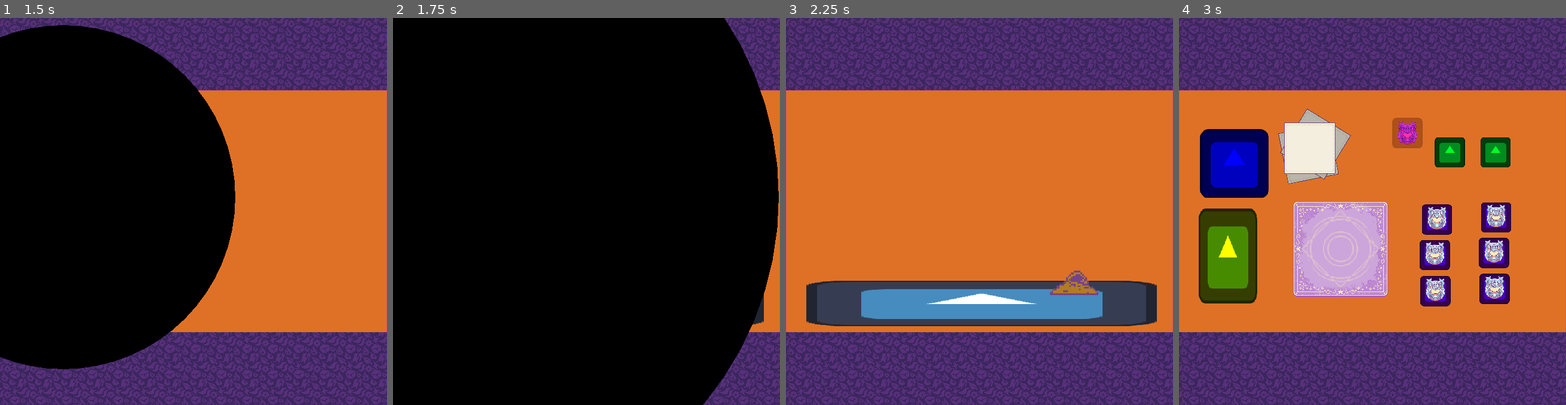
Above: before the commit, frames 1-4 (left to right).
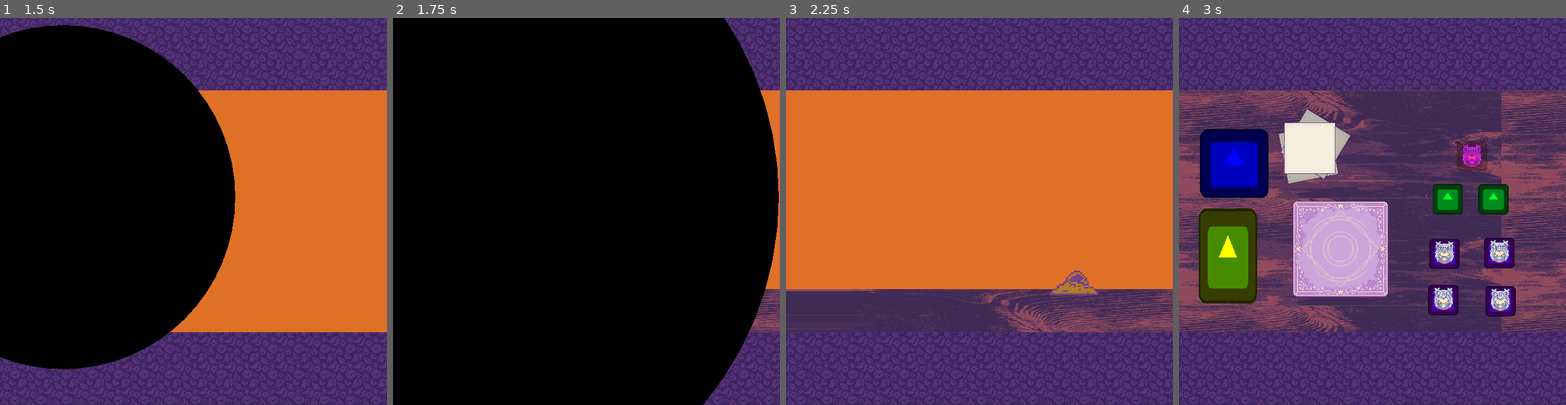
Above: after the commit, the same moments.

Repository: luankaike-code/felpo-jam-2026
Game: Godot game, scene res://scenes/screens/root_game.tscn
Two runs of this game, one before a commit and one after it. Both use one fixed random seed, a clock stepped at 60 frames per second and the inputs below. The engine's default icon, where the game draws it, is replaced by a stand-in: a white triangle on a blue panel in a dark square.
Inputs (mouse positions are in pixels of both pictures, inside the frame that each line leads up to):
- Up to frame 1 (1.5 s): tap Enter (ui_accept) at 0.5, 0.77 s; move the mouse to (278, 192) at 0.52 s; click (278, 192) at 0.67 s; click (61, 196) at 1.27 s
- Up to frame 2 (1.75 s): no input
- Up to frame 3 (2.25 s): drag from (902, 230) to (960, 288) at 2.02 s
- Up to frame 4 (3 s): tap Enter (ui_accept) at 2.75 s; move the mouse to (1411, 126) at 2.77 s; click (1411, 126) at 2.92 s

Frame 1 is identical in both runs. In frame 2, 0.6% of the frame differs, in the area x 91-100%, y 70-82%; in frame 3, 11%; in frame 4, 47%, in the area x 0-100%, y 18-82%.

Commit message:
Geral update

Diff:
--- a/felpojam-2026-game-code/scenes/HUD/speech_bubble.tscn
+++ b/felpojam-2026-game-code/scenes/HUD/speech_bubble.tscn
@@ -20,18 +20,18 @@
 [node name="NinePatchRect" type="NinePatchRect" parent="." unique_id=1141819692]
 layout_mode = 2
 texture = ExtResource("1_3j60d")
-region_rect = Rect2(0, 0, 16, 16)
-patch_margin_left = 4
-patch_margin_top = 4
-patch_margin_right = 2
-patch_margin_bottom = 4
+region_rect = Rect2(0, 0, 99, 96)
+patch_margin_left = 30
+patch_margin_top = 30
+patch_margin_right = 30
+patch_margin_bottom = 30
 
 [node name="MarginContainer" type="MarginContainer" parent="." unique_id=770600381]
 layout_mode = 2
-theme_override_constants/margin_left = 4
-theme_override_constants/margin_top = 4
-theme_override_constants/margin_right = 4
-theme_override_constants/margin_bottom = 4
+theme_override_constants/margin_left = 30
+theme_override_constants/margin_top = 30
+theme_override_constants/margin_right = 30
+theme_override_constants/margin_bottom = 30
 metadata/_edit_use_anchors_ = true
 
 [node name="Label" type="Label" parent="MarginContainer" unique_id=950545125]
--- a/felpojam-2026-game-code/scenes/entitys/character_sprite/concubine.tscn
+++ b/felpojam-2026-game-code/scenes/entitys/character_sprite/concubine.tscn
@@ -10,4 +10,4 @@
 texture = ExtResource("2_6k8aq")
 
 [node name="BubblePos" parent="." index="1" unique_id=2144655565]
-position = Vector2(49, -256)
+position = Vector2(49, -255)
--- a/felpojam-2026-game-code/scenes/entitys/character_sprite/king.tscn
+++ b/felpojam-2026-game-code/scenes/entitys/character_sprite/king.tscn
@@ -10,4 +10,4 @@
 texture = ExtResource("2_2ejxu")
 
 [node name="BubblePos" parent="." index="1" unique_id=2144655565]
-position = Vector2(66, -266)
+position = Vector2(66, -255)
--- a/felpojam-2026-game-code/scenes/entitys/delivery_bubble/delivery_bubble.tscn
+++ b/felpojam-2026-game-code/scenes/entitys/delivery_bubble/delivery_bubble.tscn
@@ -12,15 +12,17 @@
 anchor_top = 0.5
 anchor_right = 0.5
 anchor_bottom = 0.5
-offset_right = 6.0
-offset_bottom = 6.0
+offset_left = -25.0
+offset_top = -30.0
+offset_right = 35.0
+offset_bottom = 30.0
 grow_horizontal = 2
 grow_vertical = 2
-size_flags_horizontal = 4
+size_flags_horizontal = 0
 size_flags_vertical = 4
 texture = ExtResource("1_8iyho")
-region_rect = Rect2(0, 0, 16, 16)
-patch_margin_left = 4
-patch_margin_top = 2
-patch_margin_right = 2
-patch_margin_bottom = 4
+region_rect = Rect2(0, 0, 99, 96)
+patch_margin_left = 30
+patch_margin_top = 30
+patch_margin_right = 30
+patch_margin_bottom = 30
--- a/felpojam-2026-game-code/scenes/entitys/runes/fire_rune.tscn
+++ /dev/null
@@ -1,5 +0,0 @@
-[gd_scene format=3 uid="uid://kdh0fmgkwwnn"]
-
-[ext_resource type="PackedScene" uid="uid://cuasnk30g4do1" path="res://scenes/entitys/runes/rune.tscn" id="1_bbk44"]
-
-[node name="FireRune" unique_id=1790087535 instance=ExtResource("1_bbk44")]
--- a/felpojam-2026-game-code/scenes/entitys/runes/water_rune.tscn
+++ /dev/null
@@ -1,6 +0,0 @@
-[gd_scene format=3 uid="uid://daa3bayphv4yc"]
-
-[ext_resource type="PackedScene" uid="uid://cuasnk30g4do1" path="res://scenes/entitys/runes/rune.tscn" id="1_mtq7l"]
-
-[node name="WaterRune" unique_id=1790087535 instance=ExtResource("1_mtq7l")]
-rune_name = 1
--- a/felpojam-2026-game-code/scenes/entitys/stamp_set.tscn
+++ /dev/null
@@ -1,14 +0,0 @@
-[gd_scene format=3 uid="uid://fyym3qkeufgw"]
-
-[ext_resource type="PackedScene" uid="uid://ftl38bpii8ag" path="res://scenes/entitys/stamp.tscn" id="1_3w75d"]
-[ext_resource type="PackedScene" uid="uid://c4f10pbt1cpd7" path="res://scenes/entitys/stamp_stand.tscn" id="2_wkfv4"]
-[ext_resource type="PackedScene" uid="uid://kdh0fmgkwwnn" path="res://scenes/entitys/runes/fire_rune.tscn" id="3_1r2dn"]
-
-[node name="StampSet" type="Node2D" unique_id=296592520]
-
-[node name="StampStand" parent="." unique_id=1343315064 node_paths=PackedStringArray("linked_stamp") instance=ExtResource("2_wkfv4")]
-linked_stamp = NodePath("../Stamp")
-
-[node name="Stamp" parent="." unique_id=769955536 node_paths=PackedStringArray("default_stand") instance=ExtResource("1_3w75d")]
-packed_rune = ExtResource("3_1r2dn")
-default_stand = NodePath("../StampStand")
--- a/felpojam-2026-game-code/scenes/locals/client_local.tscn
+++ b/felpojam-2026-game-code/scenes/locals/client_local.tscn
@@ -2,7 +2,7 @@
 
 [ext_resource type="PackedScene" uid="uid://d05in2yrkn5mk" path="res://scenes/locals/local.tscn" id="1_vig35"]
 [ext_resource type="Script" uid="uid://f23l5pvhm3bj" path="res://scripts/locals/client_local.gd" id="2_qqkxa"]
-[ext_resource type="Texture2D" uid="uid://n85kss5ltq1u" path="res://icon.svg" id="3_qqkxa"]
+[ext_resource type="Texture2D" uid="uid://ds56xecvrsf44" path="res://assets/images/table.png" id="3_ph3mh"]
 [ext_resource type="Script" uid="uid://b22ark22c86p4" path="res://scripts/speech_bubble_manager.gd" id="5_pp4ci"]
 [ext_resource type="Script" uid="uid://c8bo8naw8qjrt" path="res://scripts/state_machine/state_machine.gd" id="6_6kv1h"]
 [ext_resource type="Script" uid="uid://dcu03w3wuqsy1" path="res://scripts/states/client_local/new_client.gd" id="7_geiil"]
@@ -20,9 +20,11 @@
 position = Vector2(-156, 130)
 
 [node name="Table" type="Sprite2D" parent="." index="2" unique_id=56828278]
-position = Vector2(4.0000005, 171)
-scale = Vector2(5.1015625, 0.6640625)
-texture = ExtResource("3_qqkxa")
+position = Vector2(0, 185)
+scale = Vector2(-1, -1)
+texture = ExtResource("3_ph3mh")
+region_enabled = true
+region_rect = Rect2(0, 0, 720, 80)
 
 [node name="SpeechBubbleManager" type="Node2D" parent="." index="3" unique_id=1053634050]
 z_index = 4000
--- a/felpojam-2026-game-code/scenes/locals/craft_local.tscn
+++ b/felpojam-2026-game-code/scenes/locals/craft_local.tscn
@@ -5,11 +5,10 @@
 [ext_resource type="Script" uid="uid://dmpjwybxjx6gl" path="res://scripts/locals/craft_local.gd" id="2_xt3nh"]
 [ext_resource type="PackedScene" uid="uid://c3lqkcqrxakfj" path="res://scenes/entitys/runes_book.tscn" id="4_t3eoa"]
 [ext_resource type="PackedScene" uid="uid://cj4k5fngr2dev" path="res://scenes/entitys/stack_papers.tscn" id="5_mvwp7"]
-[ext_resource type="PackedScene" uid="uid://kdh0fmgkwwnn" path="res://scenes/entitys/runes/fire_rune.tscn" id="7_u7af2"]
 [ext_resource type="PackedScene" uid="uid://ftl38bpii8ag" path="res://scenes/entitys/stamp.tscn" id="8_edtm0"]
-[ext_resource type="PackedScene" uid="uid://daa3bayphv4yc" path="res://scenes/entitys/runes/water_rune.tscn" id="9_3hllw"]
 [ext_resource type="PackedScene" uid="uid://bwhvvkj40wdmv" path="res://scenes/entitys/dropper.tscn" id="9_umv4u"]
 [ext_resource type="PackedScene" uid="uid://bir3pakybp2iq" path="res://scenes/entitys/trash.tscn" id="10_00w25"]
+[ext_resource type="Texture2D" uid="uid://ds56xecvrsf44" path="res://assets/images/table.png" id="10_wwimg"]
 [ext_resource type="Texture2D" uid="uid://clqd6hl8bsjwy" path="res://assets/images/carpet.png" id="11_wwimg"]
 
 [node name="CraftLocal" unique_id=564590170 instance=ExtResource("1_umv4u")]
@@ -23,40 +22,35 @@
 position = Vector2(-116, -119)
 
 [node name="InkStand" parent="." index="3" unique_id=920137688 instance=ExtResource("2_00w25")]
-position = Vector2(229, -110)
+position = Vector2(225, -23)
 
 [node name="InkStand2" parent="." index="4" unique_id=1137657733 instance=ExtResource("2_00w25")]
-position = Vector2(144, -110)
+position = Vector2(140, -23)
 
 [node name="RunesBook" parent="." index="5" unique_id=1322508017 instance=ExtResource("4_t3eoa")]
 position = Vector2(-269, 83)
 
 [node name="Dropper" parent="." index="6" unique_id=392739461 instance=ExtResource("9_umv4u")]
-position = Vector2(65, -146)
+position = Vector2(185, -104)
 
-[node name="Stamp" parent="." index="7" unique_id=769955536 instance=ExtResource("8_edtm0")]
-position = Vector2(120, 15)
-packed_rune = ExtResource("7_u7af2")
+[node name="Trash" parent="." index="7" unique_id=220787020 instance=ExtResource("10_00w25")]
+position = Vector2(-257, -89)
 
-[node name="Stamp2" parent="." index="8" unique_id=1815245524 instance=ExtResource("8_edtm0")]
-position = Vector2(116, 81)
-packed_rune = ExtResource("9_3hllw")
+[node name="Stamp" parent="." index="8" unique_id=769955536 instance=ExtResource("8_edtm0")]
+position = Vector2(134, 79)
 
-[node name="Stamp3" parent="." index="9" unique_id=2013902919 instance=ExtResource("8_edtm0")]
-position = Vector2(117, 148)
-packed_rune = ExtResource("9_3hllw")
+[node name="Stamp2" parent="." index="9" unique_id=1425219931 instance=ExtResource("8_edtm0")]
+position = Vector2(236, 77)
+rune_name = 1
 
-[node name="Stamp4" parent="." index="10" unique_id=1428336526 instance=ExtResource("8_edtm0")]
-position = Vector2(230, 11)
-packed_rune = ExtResource("9_3hllw")
+[node name="Stamp3" parent="." index="10" unique_id=2122770798 instance=ExtResource("8_edtm0")]
+position = Vector2(132, 165)
 
-[node name="Stamp5" parent="." index="11" unique_id=351989747 instance=ExtResource("8_edtm0")]
-position = Vector2(226, 77)
-packed_rune = ExtResource("9_3hllw")
+[node name="Stamp4" parent="." index="11" unique_id=1582331971 instance=ExtResource("8_edtm0")]
+position = Vector2(238, 167)
 
-[node name="Stamp6" parent="." index="12" unique_id=618230820 instance=ExtResource("8_edtm0")]
-position = Vector2(227, 144)
-packed_rune = ExtResource("9_3hllw")
-
-[node name="Trash" parent="Stamp6" index="3" unique_id=220787020 instance=ExtResource("10_00w25")]
-position = Vector2(-484, -233)
+[node name="Icon" parent="." index="12" unique_id=1443372050]
+texture_repeat = 2
+texture = ExtResource("10_wwimg")
+region_enabled = true
+region_rect = Rect2(0, 0, 720, 450)
--- a/felpojam-2026-game-code/scripts/data/runes_data.gd
+++ b/felpojam-2026-game-code/scripts/data/runes_data.gd
@@ -5,18 +5,13 @@
 	water,
 	air,
 	earth,
-	chaos,
-	order
 }
 
 static var colors: Dictionary[names, Color] = {
 	names.fire: Color(1.0, 0.0, 0.0, 1.0),
-	names.water: Color(0.0, 1.0, 1.0, 1.0)
-}
-
-static var packed: Dictionary[names, PackedScene] = {
-	names.fire: load("res://scenes/entitys/runes/fire_rune.tscn"),
-	names.water: load("res://scenes/entitys/runes/fire_rune.tscn")
+	names.water: Color(0.0, 1.0, 1.0, 1.0),
+	names.air: Color(0.797, 0.824, 0.914, 1.0),
+	names.earth: Color(0.83, 0.392, 0.1, 1.0)
 }
 
 static var textures: Dictionary[names, CompressedTexture2D] = {
--- a/felpojam-2026-game-code/scripts/data/screen_data.gd
+++ b/felpojam-2026-game-code/scripts/data/screen_data.gd
@@ -7,7 +7,7 @@
 }
 
 static var packeds: Dictionary[names, PackedScene] = {
-	names.menu: load("res://scenes/screens/menu.tscn"),
-	names.game: load("res://scenes/screens/game.tscn"),
-	names.configurations: load("res://scenes/screens/configurations.tscn")
+	names.menu: preload("res://scenes/screens/menu.tscn"),
+	names.game: preload("res://scenes/screens/game.tscn"),
+	names.configurations: preload("res://scenes/screens/configurations.tscn")
 }
--- a/felpojam-2026-game-code/scripts/entitys/delivery_bubble/delivery_bubble.gd
+++ b/felpojam-2026-game-code/scripts/entitys/delivery_bubble/delivery_bubble.gd
@@ -46,8 +46,8 @@
 		all_fields_filled.emit()
 
 func _resize_bubble(dz_size: Vector2):
-	bubble.size.x = ((dz_size.x + delivery_zone_gap) * delivery_zones.size())
-	bubble.size.y = dz_size.y if dz_size.y > bubble.size.y else bubble.size.y
+	bubble.size.x = ((dz_size.x + delivery_zone_gap*30) * delivery_zones.size())
+	bubble.size.y = dz_size.y*1.2 if dz_size.y > bubble.size.y else bubble.size.y
 	bubble.position.y = bubble.size.y / -2
 
 func get_fields_content() -> Array[ParchmentObj]:
--- a/felpojam-2026-game-code/scripts/entitys/paper/paper.gd
+++ b/felpojam-2026-game-code/scripts/entitys/paper/paper.gd
@@ -2,6 +2,8 @@
 
 @onready var state_machine := $StateMachine as StateMachine
 @onready var sprite: Sprite2D = $Sprite
+
+var packed_rune := preload("res://scenes/entitys/rune.tscn") as PackedScene
 
 var runes: Array[Rune]
 
@@ -21,10 +23,12 @@
 	var variants := [SoundData.names.paper_1, SoundData.names.paper_2, SoundData.names.paper_3]
 	Sound.play_sound(variants.pick_random())
 
-func add_rune(rune_scene: Rune, rune_global_position: Vector2) -> bool:
+func add_rune(rune_name: RunesData.names, rune_global_position: Vector2) -> bool:
 	if runes.size() >= 2:
 		return false
 
+	var rune_scene := packed_rune.instantiate() as Rune
+	rune_scene.setup(rune_name)
 	rune_scene.position = to_local(rune_global_position)
 	sprite.add_child(rune_scene)
 	runes.push_front(rune_scene)
--- a/felpojam-2026-game-code/scripts/entitys/rune.gd
+++ b/felpojam-2026-game-code/scripts/entitys/rune.gd
@@ -6,6 +6,9 @@
 
 var link: Rune
 var data: RuneObj
+
+func setup(rune_name_: RunesData.names) -> void:
+	rune_name = rune_name_
 
 func _ready() -> void:
 	data = RuneObj.new(rune_name, 0)
--- a/felpojam-2026-game-code/scripts/entitys/stamp.gd
+++ b/felpojam-2026-game-code/scripts/entitys/stamp.gd
@@ -3,12 +3,11 @@
 @onready var sprite := $Sprite as Sprite2D
 @onready var state_machine := $StateMachine as StateMachine
 
-@export var packed_rune: PackedScene
+@export var rune_name: RunesData.names
 
 var packed_stand_stamp := preload("res://scenes/entitys/stamp_stand.tscn") as PackedScene
 
 var current_paper: Paper
-var rune_name: RunesData.names
 var has_ink := false :
 	set(new):
 		has_ink = new
@@ -17,7 +16,6 @@
 func _ready() -> void:
 	super()
 
-	rune_name = packed_rune.instantiate().rune_name
 	sprite.texture = StampData.textures[rune_name]
 
 	area_entered.connect(on_area_entered)
--- a/felpojam-2026-game-code/scripts/states/stamp/dropping.gd
+++ b/felpojam-2026-game-code/scripts/states/stamp/dropping.gd
@@ -8,9 +8,8 @@
 			Sound.play_sound(SoundData.names.stamp_ink)
 		return
 
-	var rune = host.packed_rune.instantiate()
 	Sound.play_sound(SoundData.names.stamp_stand)
-	var result = host.current_paper.add_rune(rune, host.global_position)
+	var result = host.current_paper.add_rune(host.rune_name, host.global_position)
 	host.has_ink = !result
 
 func enter(host_: Stamp) -> void:
Binary file changed: felpojam-2026-game-code/assets/images/speech_bubble.png
Binary file added: felpojam-2026-game-code/assets/images/table.png
Not shown, added: felpojam-2026-game-code/assets/images/table.png.import
Renamed: felpojam-2026-game-code/scenes/entitys/runes/rune.tscn -> felpojam-2026-game-code/scenes/entitys/rune.tscn
